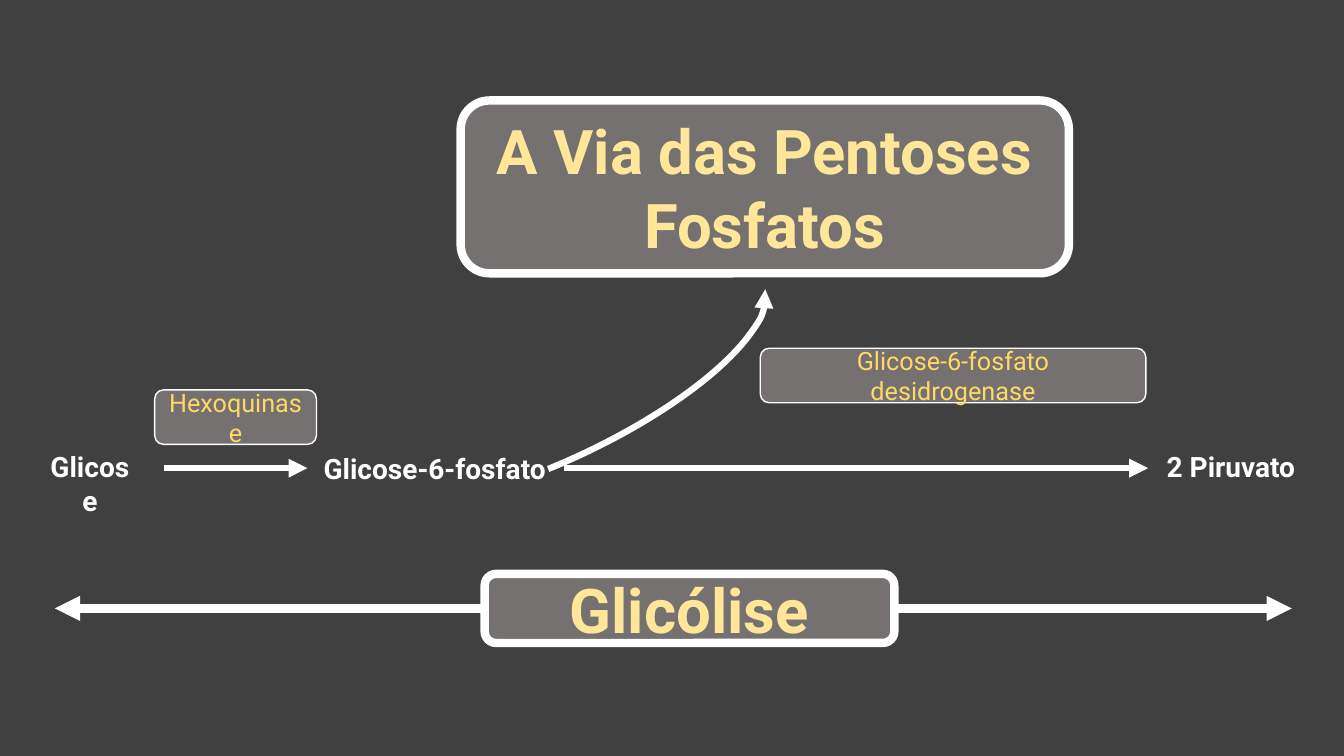
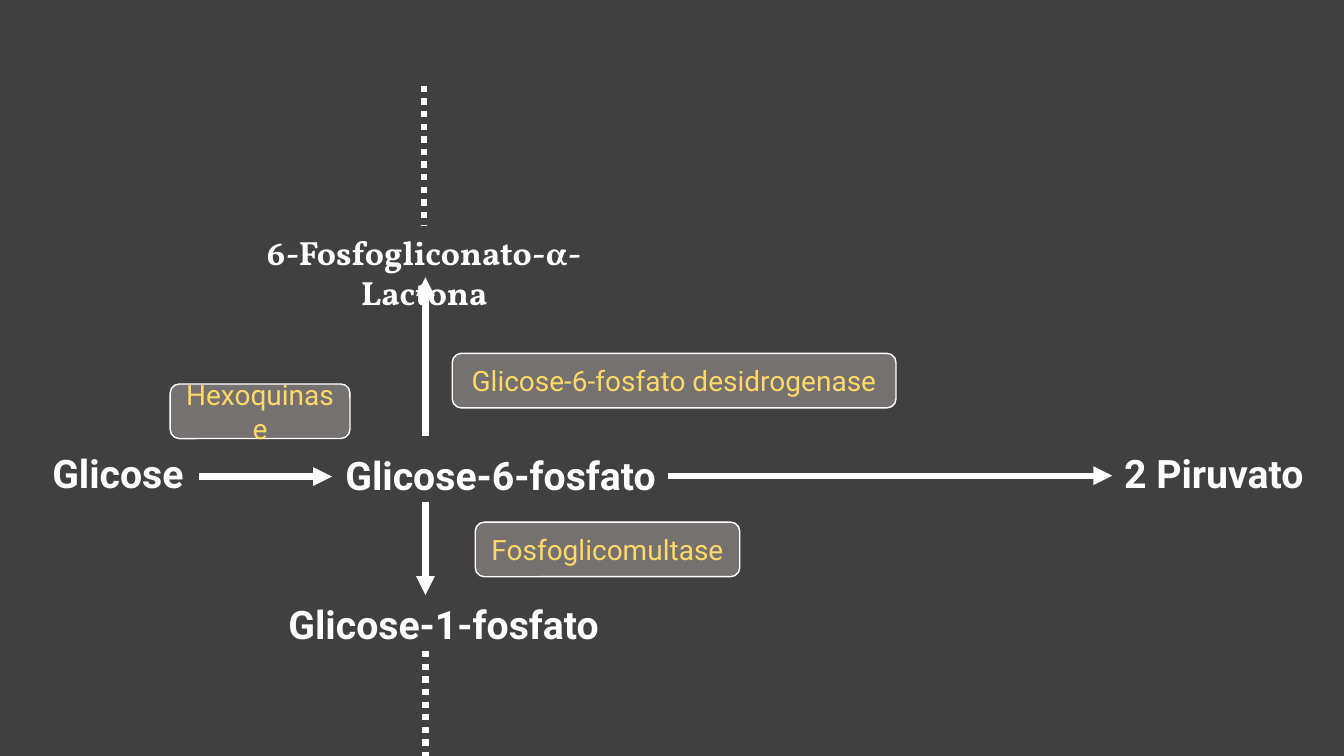
Before and after one commit to daniloasdotcom/Bioquimica-com-Danilo, a slide deck: slide 3 of static/aulas/via_das_pentoses.pptx (slide 5 before the commit). Drawn at 1344x756 pixels with LibreOffice and Linux fonts; fonts in the diff are those of the drawing. Boxes give left, top, right and bottom in pixels: in the first picture for what was removed or moved away, otherwise in the second. Text is boxed around its words. In the diff, an @@ line names an element or a change of style, - is before the commit and + after.

```diff
--- a/static/aulas/via_das_pentoses.pptx
+++ b/static/aulas/via_das_pentoses.pptx
@@ line added from (424, 86) to (424, 227), #FFFFFF 4.5 pt dashed @@
@@ rounded rectangle removed at (x1=461, y1=101, x2=1069, y2=274) @@
-A Via das Pentoses Fosfatos
@@ arc (boxed as its full ellipse) removed at (x1=290, y1=212, x2=796, y2=557) @@
@@ text added at (x1=267, y1=241, x2=582, y2=321), 24 pt, text #FFFFFF, bold @@
+6-Fosfogliconato-α-Lactona
@@ arrow added from (425, 437) to (425, 277), #FFFFFF 4.5 pt @@
@@ rounded rectangle "Glicose-6-fosfato desidrogenase" at (x1=453, y1=354, x2=896, y2=408): size 18 to 20 pt @@
@@ rounded rectangle "Glicose-6-fosfato desidrogenase" resized from (x1=760, y1=348, x2=1146, y2=402) to (x1=453, y1=354, x2=896, y2=408) @@
@@ rounded rectangle "Hexoquinase" resized from (x1=154, y1=390, x2=317, y2=445) to (x1=170, y1=384, x2=350, y2=439) @@
@@ rounded rectangle "Hexoquinase" at (x1=170, y1=384, x2=350, y2=439): size 18 to 20 pt @@
@@ size 20 to 28 pt in 3 elements at (x1=1124, y1=459, x2=1303, y2=489), (x1=52, y1=458, x2=183, y2=489), (x1=345, y1=460, x2=655, y2=491) @@
@@ text "2 Piruvato" moved from (x1=1167, y1=456, x2=1295, y2=478) to (x1=1124, y1=459, x2=1303, y2=489) @@
@@ arrow moved from (163, 468) - (308, 468) to (199, 477) - (332, 477) @@
@@ arrow moved from (565, 468) - (1148, 468) to (668, 476) - (1112, 476) @@
@@ arrow added from (425, 502) to (425, 595), #FFFFFF 4.5 pt @@
@@ rounded rectangle added at (x1=476, y1=522, x2=740, y2=577), fill #767171, outline #FFFFFF 1 pt, 20 pt, text #FFD966 @@
+Fosfoglicomultase
@@ rounded rectangle removed at (x1=485, y1=574, x2=894, y2=643) @@
-Glicólise
@@ double arrow removed from (54, 609) to (1293, 609) @@
@@ text added at (x1=288, y1=609, x2=598, y2=640), 28 pt, text #FFFFFF, bold @@
+Glicose-1-fosfato
@@ line added from (425, 651) to (425, 756), #FFFFFF 4.5 pt dashed @@
```
Also in this commit, not shown: 16 other slides changed, 1 slide added, 3 slides removed, 3 other files.
